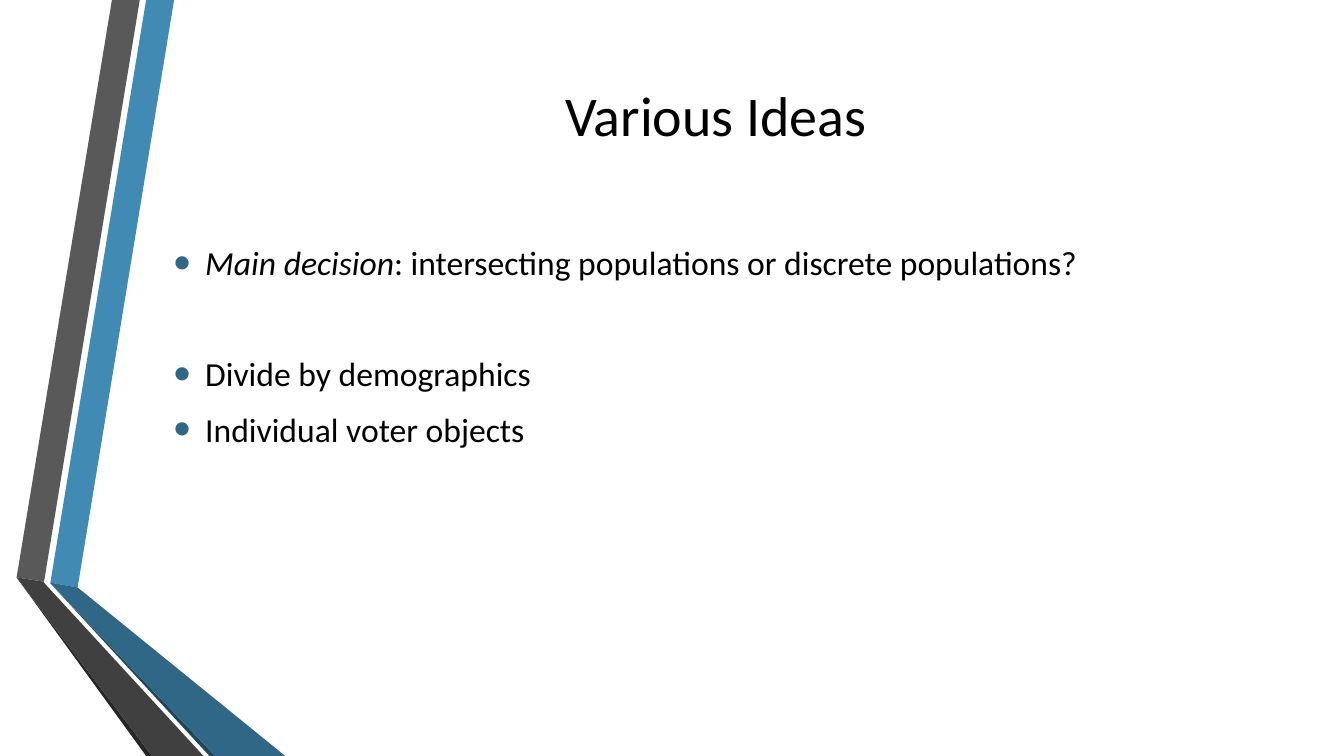
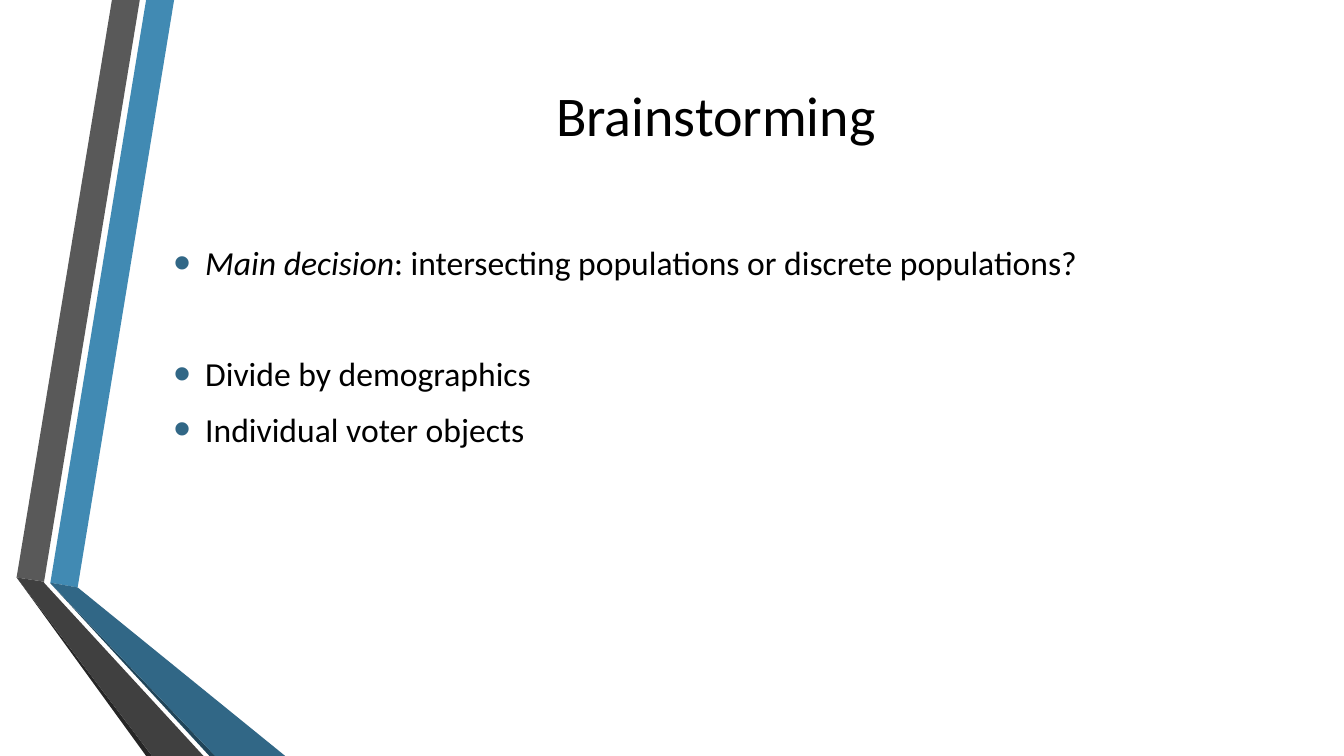
Before and after one commit to blimpich/election_simulator, a slide deck: slide 9 of Final Presentation 2.pptx. Drawn at 1344x756 pixels with LibreOffice and Linux fonts; fonts in the diff are those of the drawing; background and template pictures are left out. Boxes give left, top, right and bottom in pixels: in the first picture for what was removed or moved away, otherwise in the second. Text is boxed around its words. In the diff, an @@ line names an element or a change of style, - is before the commit and + after.

```diff
--- a/Final Presentation 2.pptx
+++ b/Final Presentation 2.pptx
@@ title at <box>556,97,875,146</box>: text changed @@
-Various Ideas
+Brainstorming
```
Also in this commit, not shown: 4 other slides changed.
